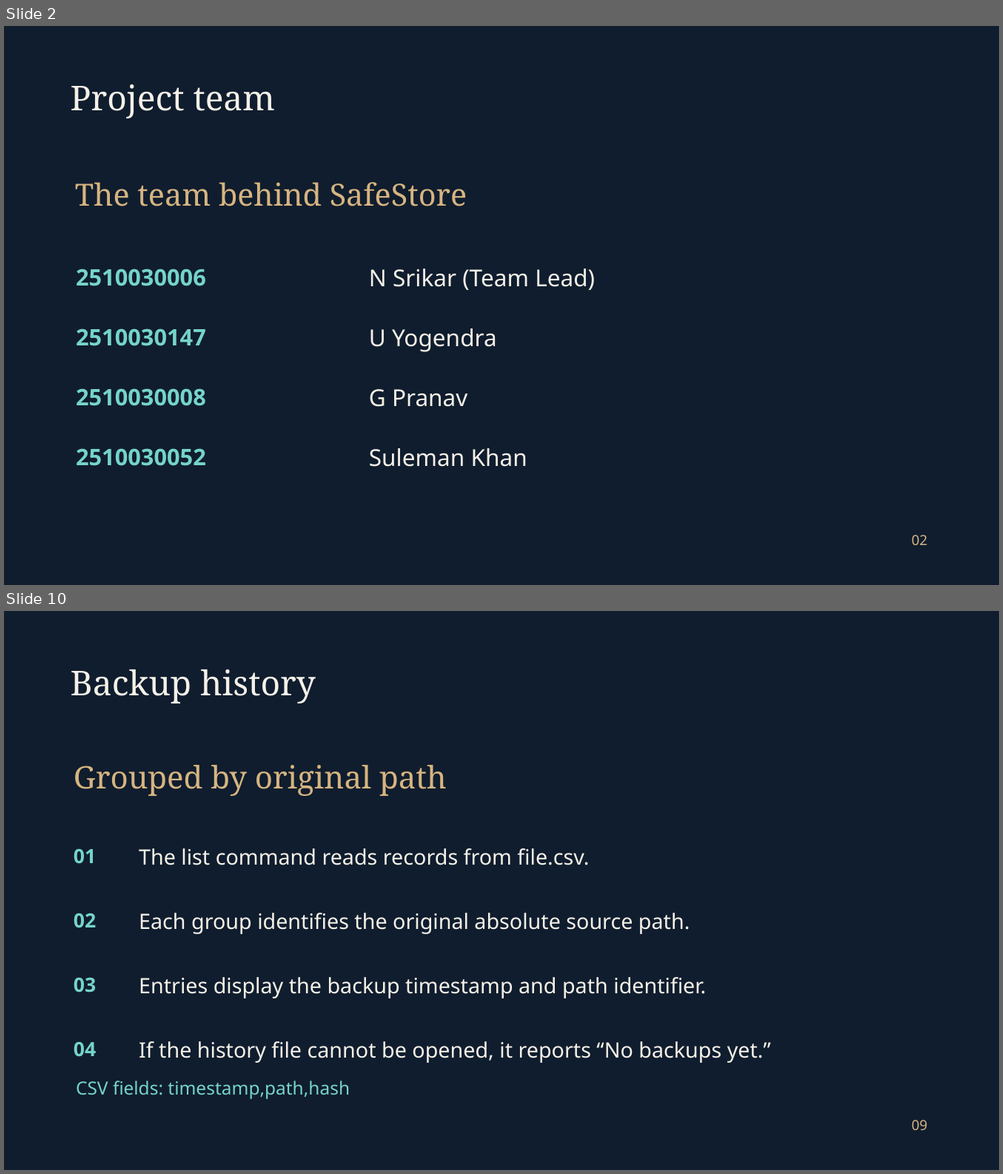
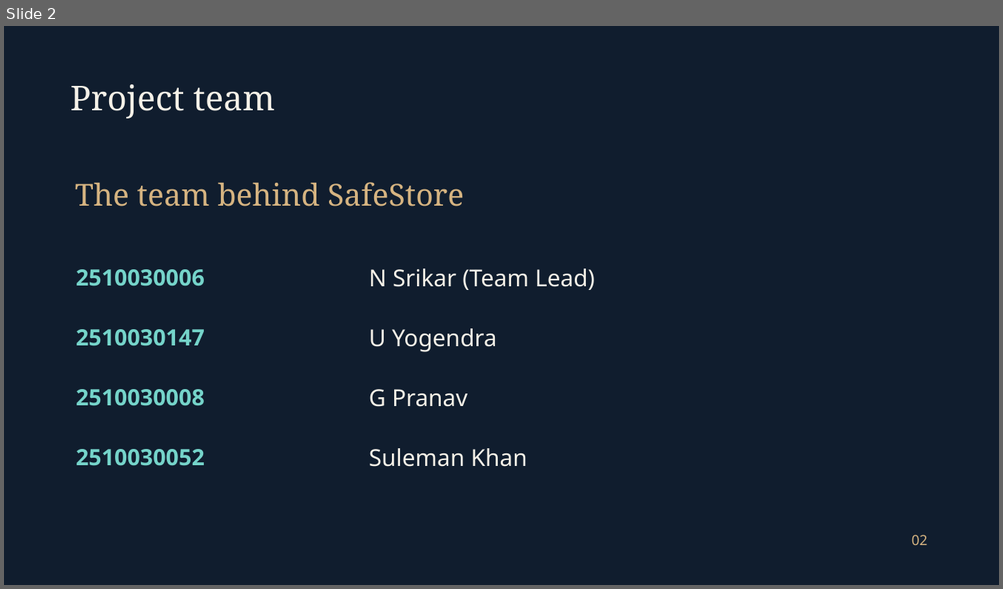
Before and after one commit to srikar0006/safestore, a slide deck: Presentations/SafeStore_Final.pptx. Shown one above the other, each under a label of ours: slides 2 and 10 before the commit, slide 2 after it; the slides between them are not shown. The pictures are 1003x1174 and 1003x589 pixels, drawn with LibreOffice and Linux fonts; fonts in the diff are those of the drawing; background and template pictures are left out. Boxes give left, top, right and bottom in pixels: in the first picture for what was removed or moved away, otherwise in the second. Text is boxed around its words. In the diff, an @@ line names an element or a change of style, - is before the commit and + after.

```diff
--- a/Presentations/SafeStore_Final.pptx
+++ b/Presentations/SafeStore_Final.pptx
@@ slide 10 removed at <box>4,611,999,1170</box>, background picture (left out) @@
@@ text removed at <box>71,669,316,703</box> @@
-Backup history
@@ text removed at <box>74,765,447,796</box> @@
-Grouped by original path
@@ text removed at <box>74,849,96,864</box> @@
-01
@@ text removed at <box>139,849,589,866</box> @@
-The list command reads records from file.csv.
@@ text removed at <box>74,913,96,928</box> @@
-02
@@ text removed at <box>139,913,690,934</box> @@
-Each group identifies the original absolute source path.
@@ text removed at <box>74,977,96,993</box> @@
-03
@@ text removed at <box>139,977,706,999</box> @@
-Entries display the backup timestamp and path identifier.
@@ text removed at <box>74,1042,96,1057</box> @@
-04
@@ text removed at <box>139,1042,771,1063</box> @@
-If the history file cannot be opened, it reports “No backups yet.”
@@ text removed at <box>76,1081,350,1099</box> @@
-CSV fields: timestamp,path,hash
@@ text removed at <box>911,1120,928,1130</box> @@
-09
@@ slide 2 changed as well @@
@@ text "The team behind SafeStore" at <box>75,182,464,207</box>: size 29.5 to 29.2 pt @@
@@ size 22 to 21.8 pt in 4 elements at <box>76,269,205,286</box>, <box>76,329,205,346</box>, <box>76,389,205,406</box>, <box>76,449,205,466</box> @@
```
Also in this commit, not shown: 5 other slides changed, 3 slides added, 12 other slides removed.
